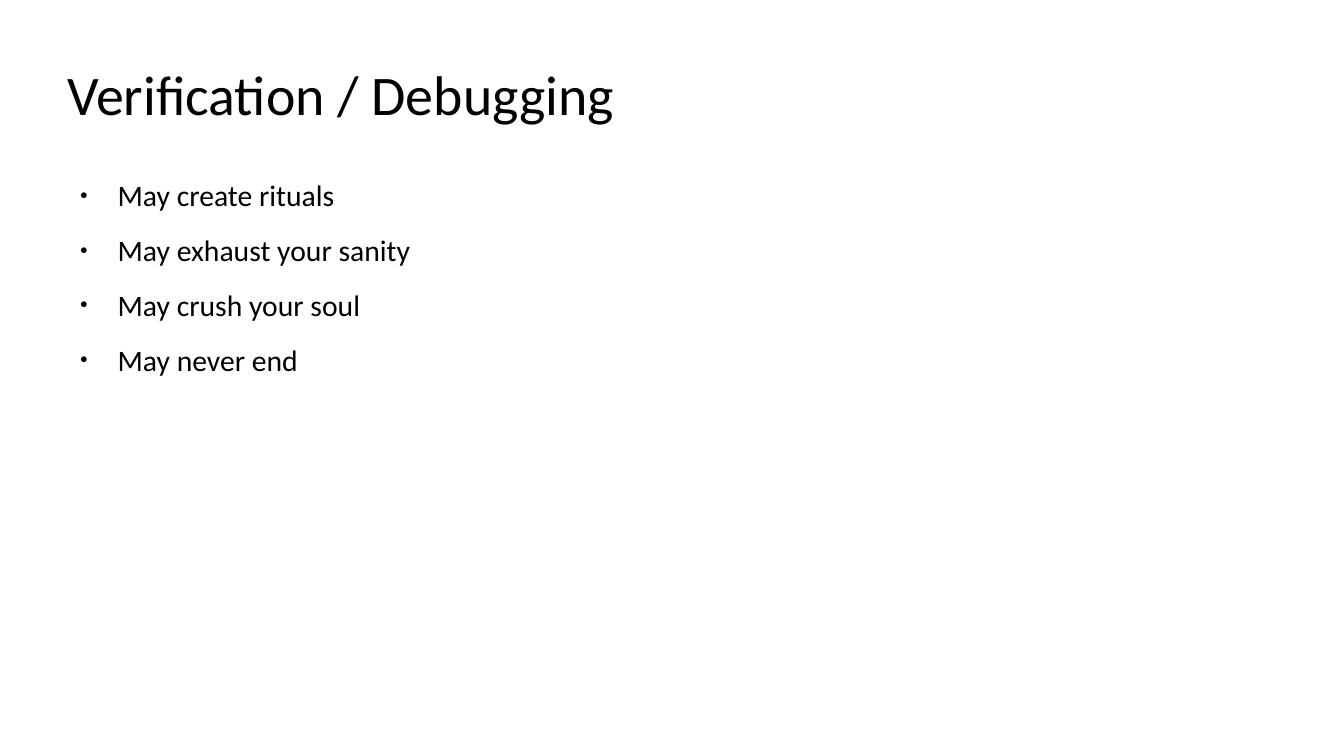
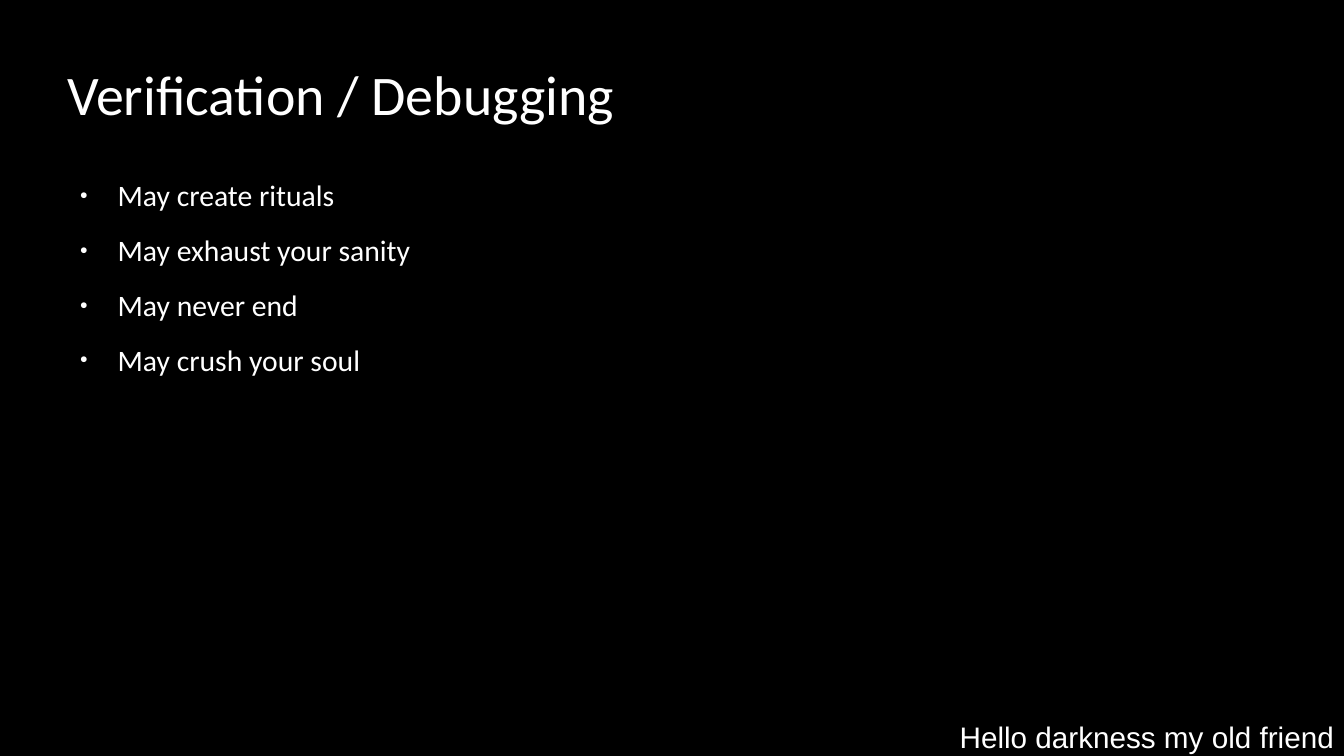
Before and after one commit to SpinalHDL/SpinalDoc, a slide deck: slide 30 of presentation/en/37c3_271223/37c3_271223.odp (slide 29 before the commit). Drawn at 1344x756 pixels with LibreOffice and Linux fonts; fonts in the diff are those of the drawing. Boxes give left, top, right and bottom in pixels: in the first picture for what was removed or moved away, otherwise in the second. Text is boxed around its words. In the diff, an @@ line names an element or a change of style, - is before the commit and + after.

```diff
--- a/presentation/en/37c3_271223/37c3_271223.odp
+++ b/presentation/en/37c3_271223/37c3_271223.odp
@@ background #FFFFFF to #000000 @@
@@ title "Verification / Debugging" at [67,76,614,125]: text colour #000000 to #FFFFFF @@
@@ text at [118,185,410,376]: text colour #000000 to #FFFFFF in "May create rituals", "May exhaust your sanity", "May crush your soul"; bullet colour #000000 to #FFFFFF @@
@@ text at [118,295,298,321]: paragraph added @@
+● May never end
@@ text at [118,350,298,376]: paragraph removed @@
-● May never end
@@ text added at [960,726,1334,754], 20 pt, text #FFFFFF @@
+Hello darkness my old friend
```
Also in this commit, not shown: 20 other slides changed, 5 slides added, 2 other files.
